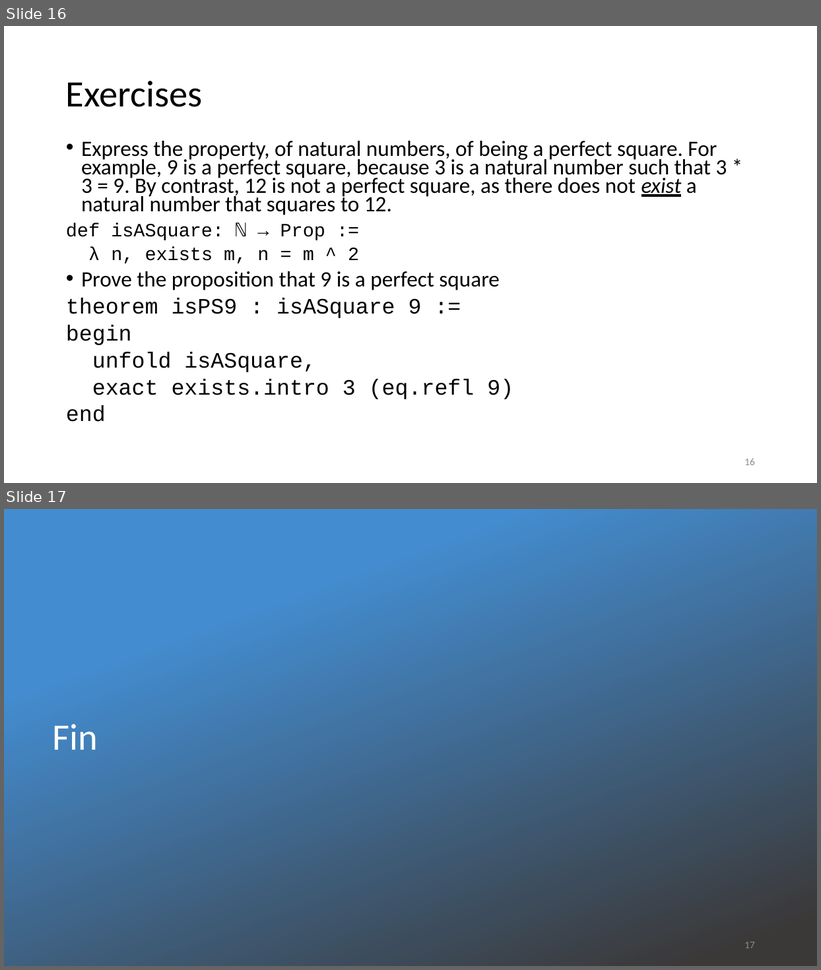
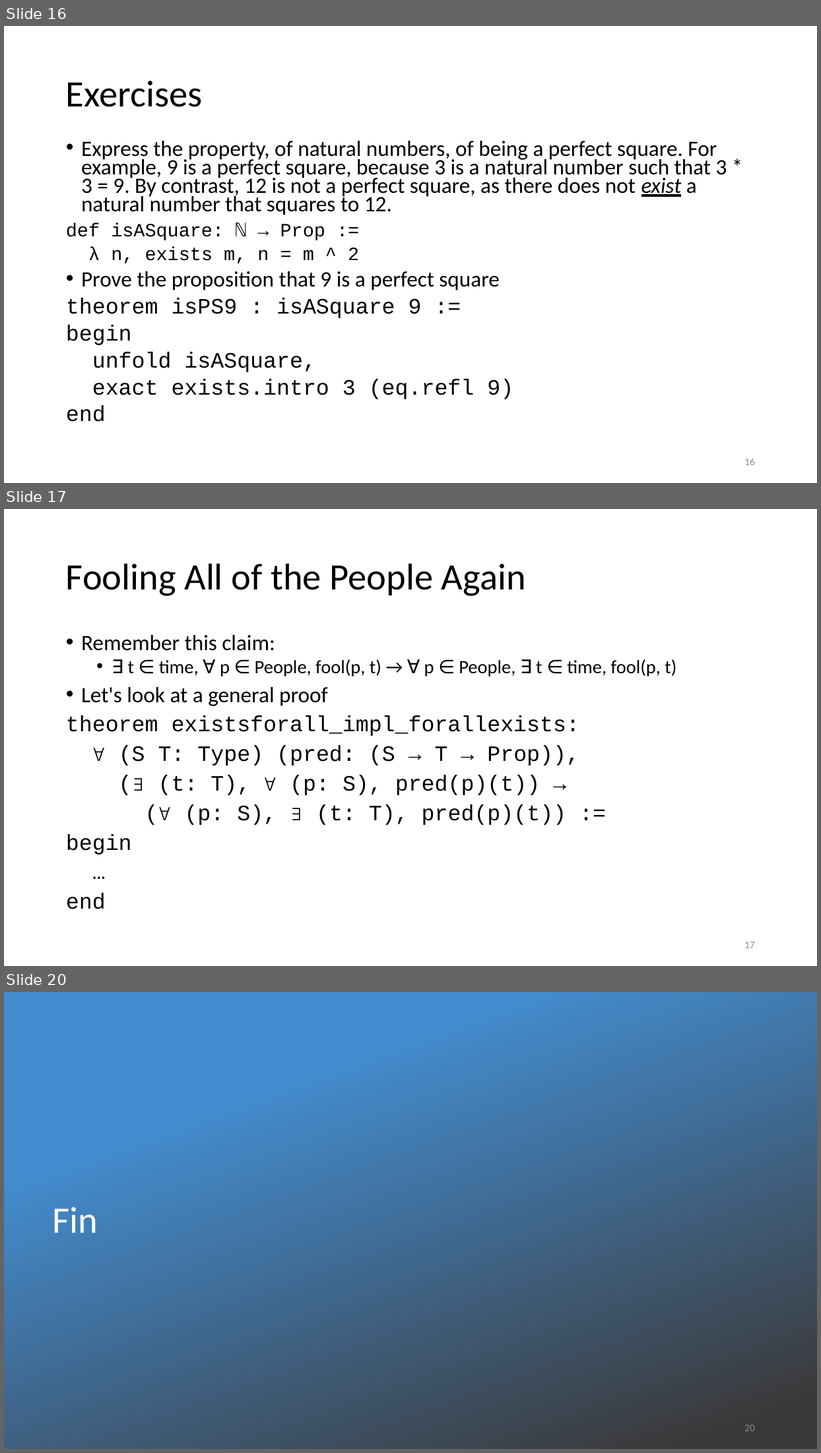
Before and after one commit to kevinsullivan/cs-dm, a slide deck: 11_Existential_Quantification/Exists.pptx. Shown one above the other, each under a label of ours: slides 16 and 17 before the commit, slides 16, 17 and 20 after it; the slides between them are not shown. The pictures are 821x970 and 821x1453 pixels, drawn with LibreOffice and Linux fonts; fonts in the diff are those of the drawing; background and template pictures are left out. Boxes give left, top, right and bottom in pixels: in the first picture for what was removed or moved away, otherwise in the second. Text is boxed around its words. In the diff, an @@ line names an element or a change of style, - is before the commit and + after.

```diff
--- a/11_Existential_Quantification/Exists.pptx
+++ b/11_Existential_Quantification/Exists.pptx
@@ slide 17 added at bbox=[4, 509, 817, 966], background #FFFFFF @@
@@ title added at bbox=[66, 563, 526, 596], 44 pt, text #000000 @@
+Fooling All of the People Again
@@ text added at bbox=[66, 635, 677, 910], 25.9 pt, text #000000 @@
+• Remember this claim:
+  • ∃ t ∈ time, ∀ p ∈ People, fool(p, t) → ∀ p ∈ People, ∃ t ∈ time, fool(p, t)
+• Let's look at a general proof
+theorem existsforall_impl_forallexists:
+∀ (S T: Type) (pred: (S → T → Prop)),
+(∃ (t: T), ∀ (p: S), pred(p)(t)) →
+(∀ (p: S), ∃ (t: T), pred(p)(t)) :=
+begin
+…
+end
@@ page number added at bbox=[745, 942, 755, 949], 12 pt, text #8C8C8C @@
+17
@@ what was slide 17 is now slide 20 @@
@@ page number at bbox=[745, 1425, 755, 1432]: text changed @@
-17
+20
```
Also in this commit, not shown: 2 other slides added, 1 other file.
